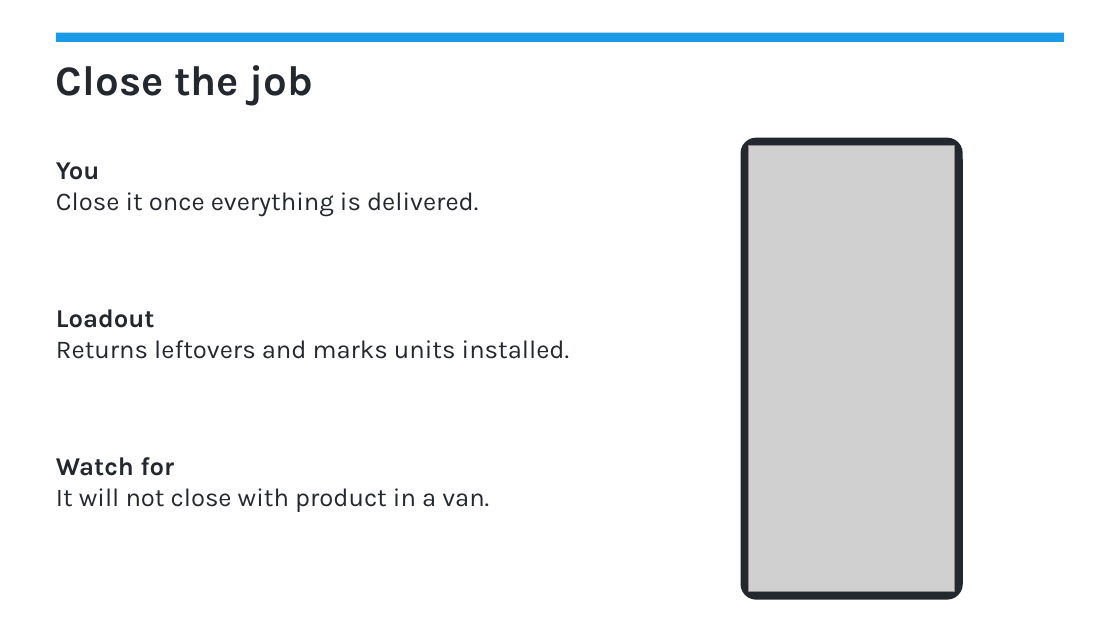
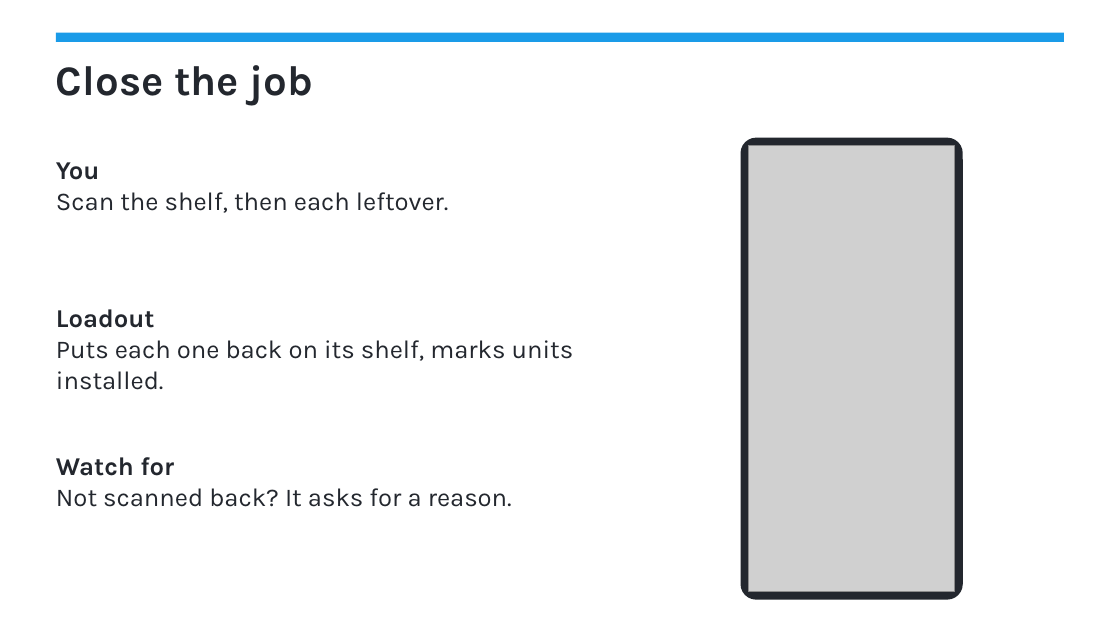
Before and after one commit to frank-umbrella/dev, a slide deck: slide 18 of loadout/training/Loadout-how-it-works.pptx (slide 17 before the commit). Drawn at 1120x630 pixels with LibreOffice and Linux fonts; fonts in the diff are those of the drawing; grey boxes stand for pictures. Boxes give left, top, right and bottom in pixels: in the first picture for what was removed or moved away, otherwise in the second. Text is boxed around its words. In the diff, an @@ line names an element or a change of style, - is before the commit and + after.

```diff
--- a/loadout/training/Loadout-how-it-works.pptx
+++ b/loadout/training/Loadout-how-it-works.pptx
@@ text at bbox=[56, 192, 449, 213]: text changed @@
-Close it once everything is delivered.
+Scan the shelf, then each leftover.
@@ text at bbox=[56, 340, 574, 390]: text changed @@
-Returns leftovers and marks units installed.
+Puts each one back on its shelf, marks units installed.
@@ text at bbox=[56, 488, 512, 507]: text changed @@
-It will not close with product in a van.
+Not scanned back? It asks for a reason.
```
Also in this commit, not shown: 7 other slides changed, 1 slide added, 40 other files.
